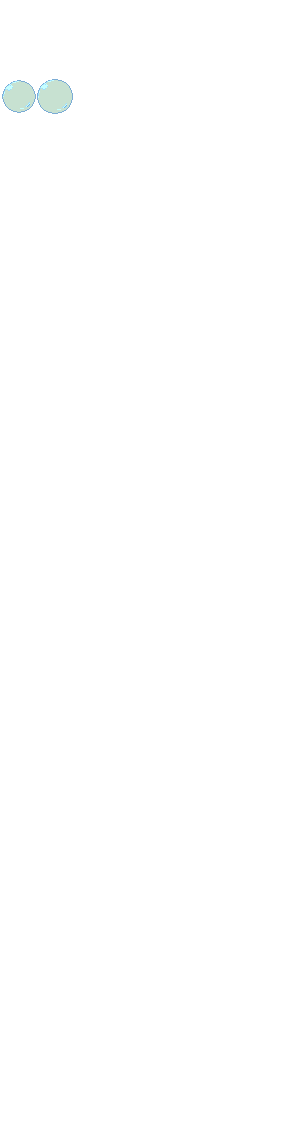
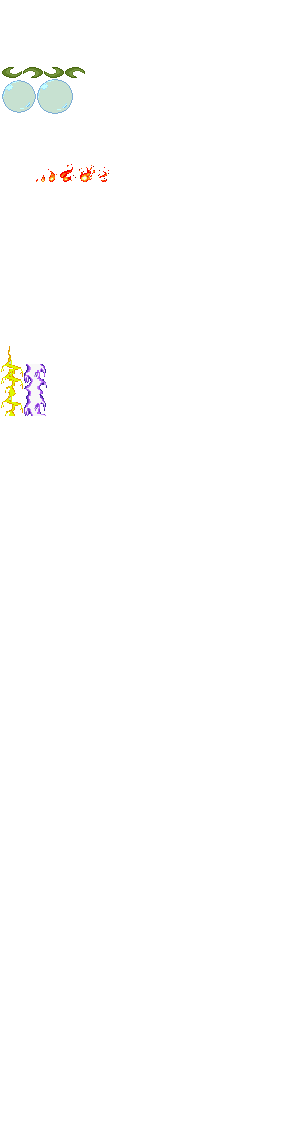
Comparing the layer stacks of the two 306 x 1146 images. Changes:
added group "Ember" with 6 layers above "RazorLeaf" over [36, 164, 109, 182]
added layer "Ember_02" in group "Ember" over [41, 175, 45, 182]
added layer "Ember_03" in group "Ember" over [48, 169, 57, 182]
added layer "Ember_04" in group "Ember" over [60, 164, 76, 182]
added layer "Ember_05" in group "Ember" over [79, 165, 95, 182]
added layer "Ember_06" in group "Ember" over [98, 167, 109, 182]
added group "RazorLeaf" with 4 layers above "Thunder" over [2, 67, 85, 78]
added layer "RazorLeaf_01" in group "RazorLeaf" over [2, 67, 22, 78]
added layer "RazorLeaf_02" in group "RazorLeaf" over [23, 67, 43, 78]
added layer "RazorLeaf_03" in group "RazorLeaf" over [44, 67, 64, 78]
added layer "RazorLeaf_04" in group "RazorLeaf" over [65, 67, 85, 78]
added group "Thunder" with 2 layers above "Attacks.png" over [1, 346, 47, 416]
added layer "Thunder_01" in group "Thunder" over [1, 346, 23, 416]
added layer "Thunder_02" in group "Thunder" over [24, 364, 47, 416]
